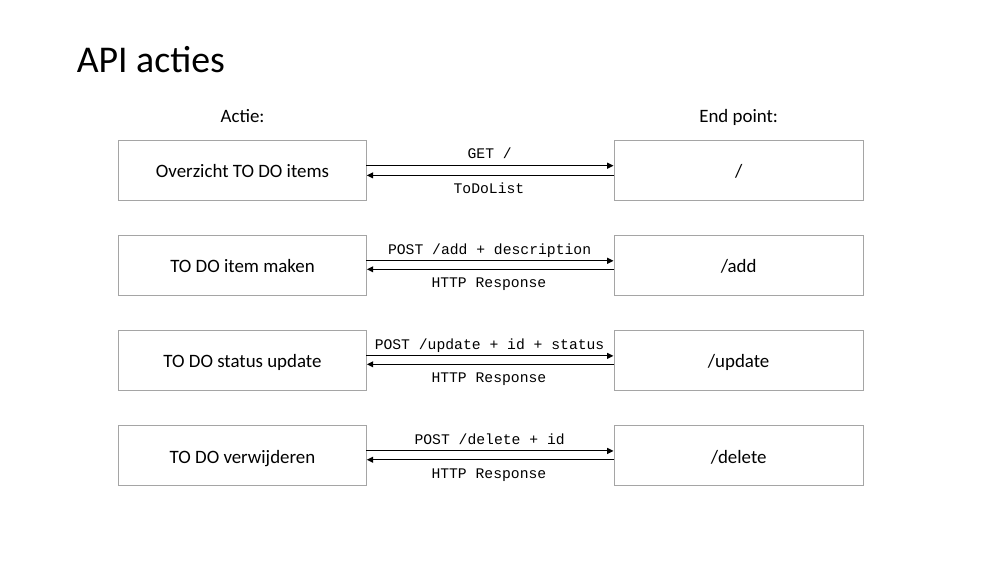
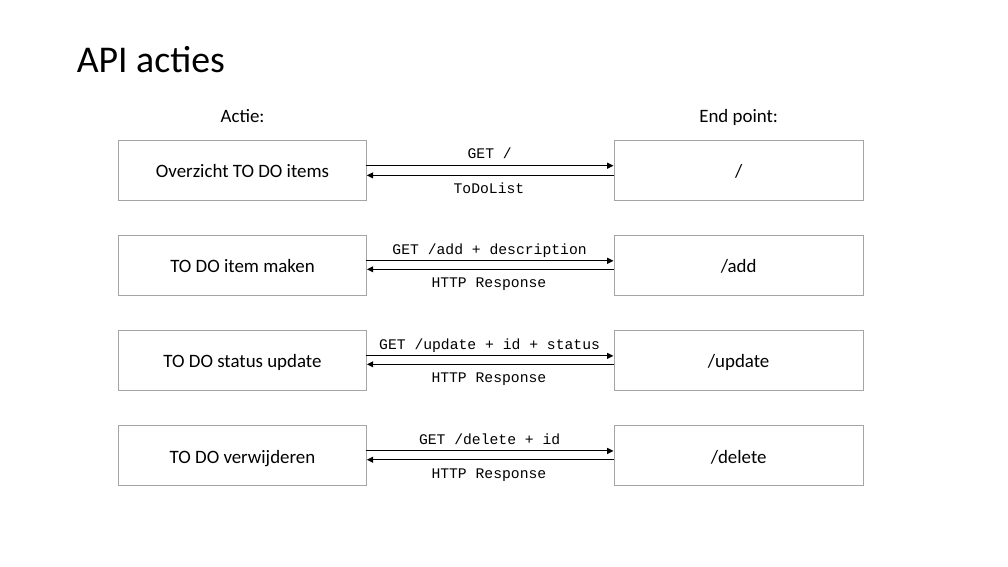
Before and after one commit to LFKoning/knowledge-sharing, a slide deck: slide 18 of python_course_4p/4_api_app/4_api_app.pptx. Drawn at 1008x567 pixels with LibreOffice and Linux fonts; fonts in the diff are those of the drawing. Boxes give left, top, right and bottom in pixels: in the first picture for what was removed or moved away, otherwise in the second. Text is boxed around its words. In the diff, an @@ line names an element or a change of style, - is before the commit and + after.

```diff
--- a/python_course_4p/4_api_app/4_api_app.pptx
+++ b/python_course_4p/4_api_app/4_api_app.pptx
@@ text at box(392, 243, 587, 257): text changed @@
-POST /add + description
+GET /add + description
@@ text at box(379, 338, 600, 352): text changed @@
-POST /update + id + status
+GET /update + id + status
@@ text at box(419, 433, 561, 444): text changed @@
-POST /delete + id
+GET /delete + id
```
Also in this commit, not shown: 4 other slides changed, 2 slides added, 8 other files.
